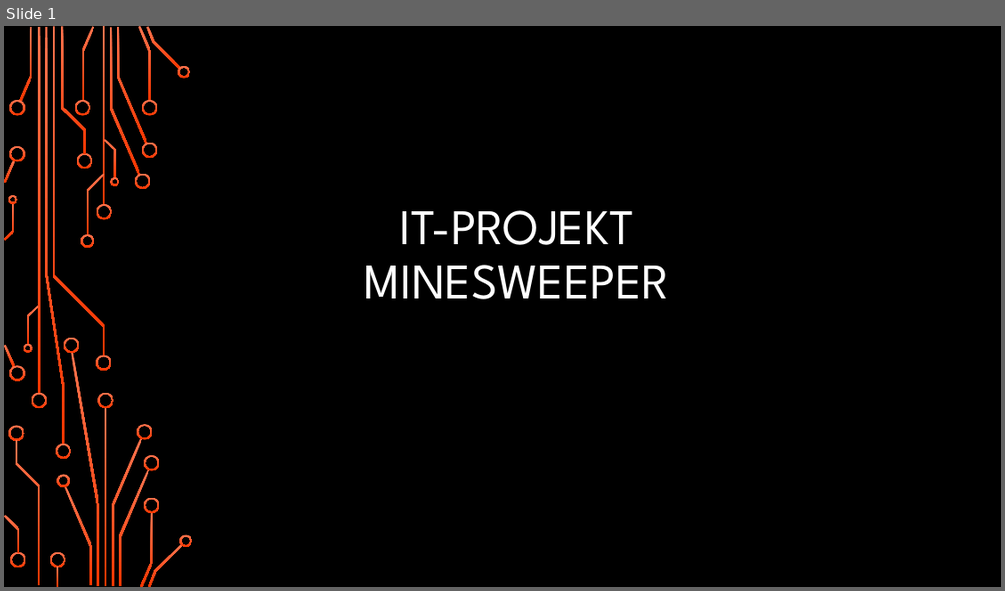
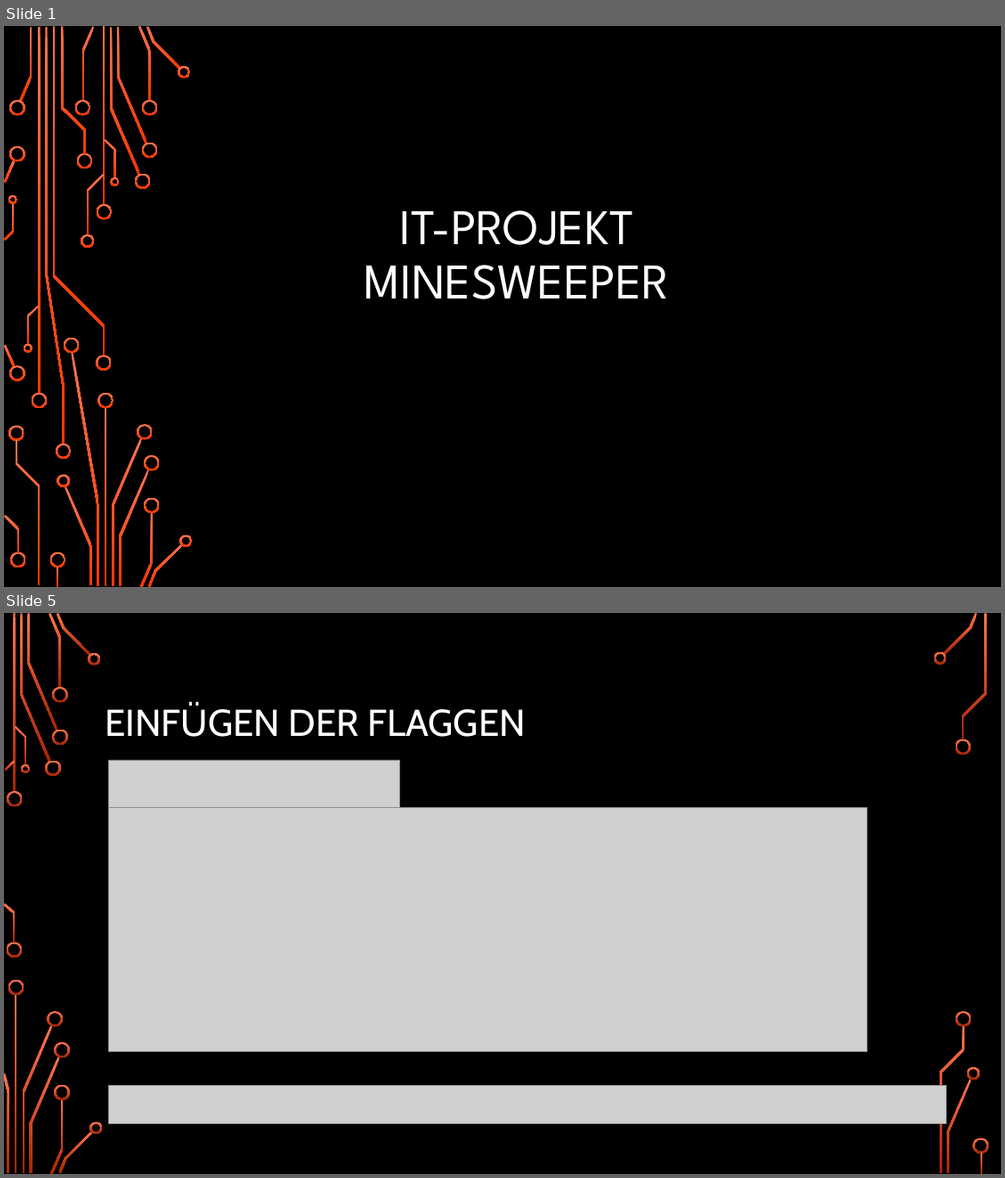
Before and after one commit to Hamschda/Minesweeper-1.0, a slide deck: IT-Kurzprojekt.pptx. Shown one above the other, each under a label of ours: slide 1 before the commit, slides 1 and 5 after it; the slides between them are not shown. The pictures are 1005x591 and 1005x1178 pixels, drawn with LibreOffice and Linux fonts; fonts in the diff are those of the drawing; grey boxes stand for pictures; background and template pictures are left out. Boxes give left, top, right and bottom in pixels: in the first picture for what was removed or moved away, otherwise in the second. Text is boxed around its words. In the diff, an @@ line names an element or a change of style, - is before the commit and + after.

```diff
--- a/IT-Kurzprojekt.pptx
+++ b/IT-Kurzprojekt.pptx
@@ slide 5 added at (4,613,1001,1174), background picture (left out) @@
@@ title added at (105,705,526,737), 36 pt, text #FFFFFF @@
+EINFÜGEN DER FLAGGEN
@@ picture added at (109,760,399,807) @@
@@ picture added at (109,807,867,1052) @@
@@ picture added at (109,1086,947,1124) @@
@@ group added at (4,613,989,1174): 33 freeform shapes, 3 rectangles @@
```
Also in this commit, not shown: 2 other slides added, 3 slides removed, 1 other file.
